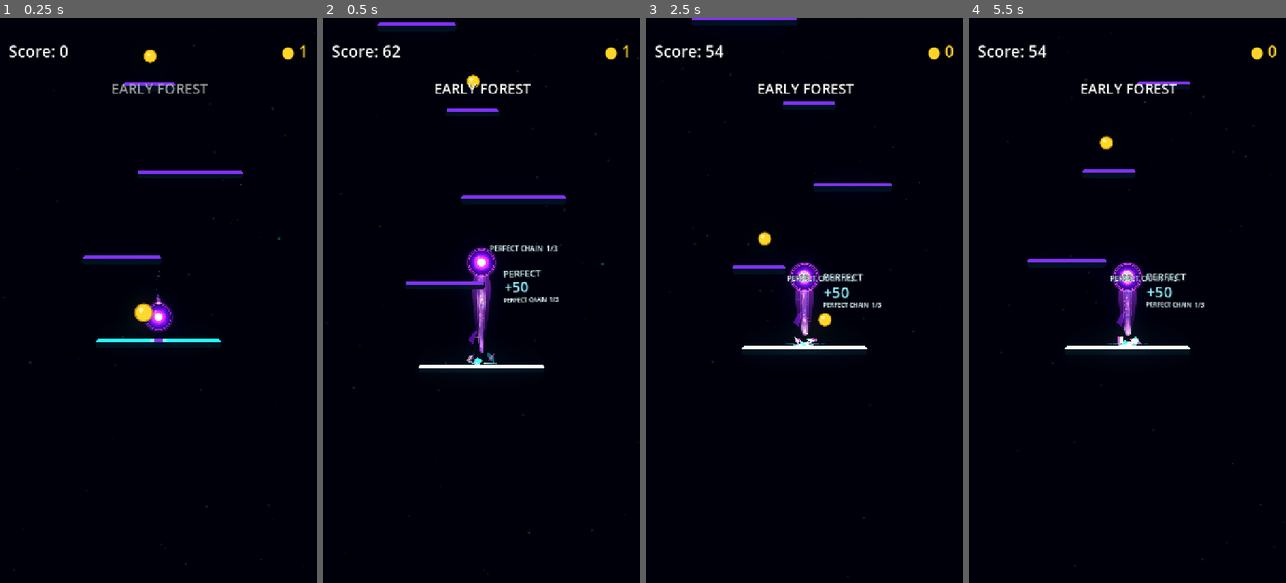
Above: before the commit, frames 1-4 (left to right).
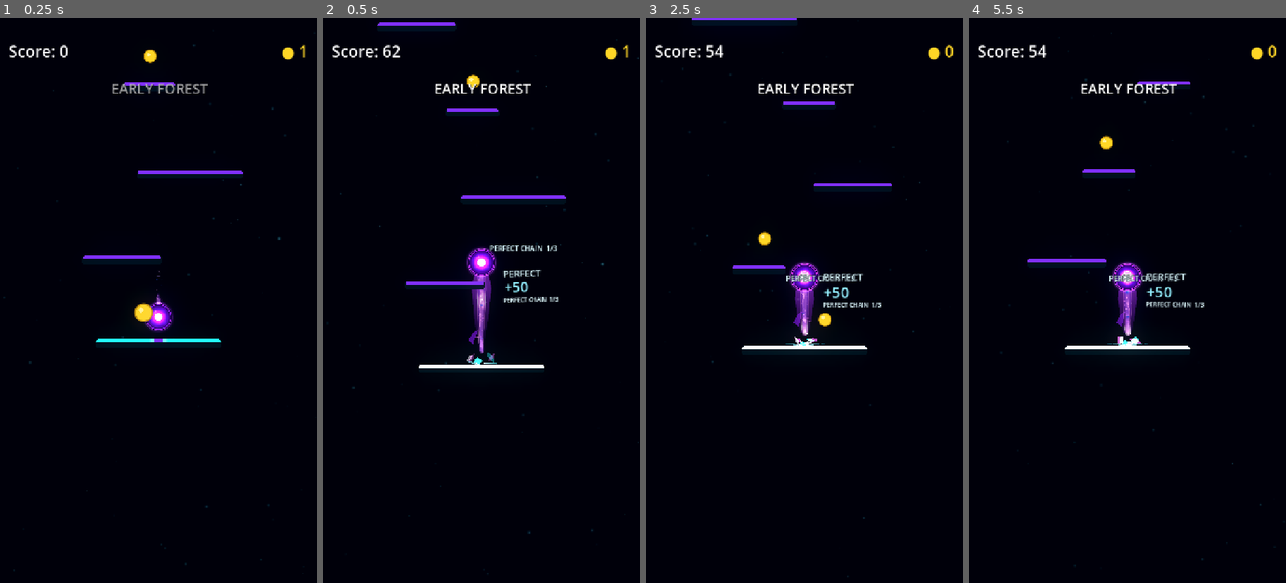
Above: after the commit, the same moments.

Repository: Kryodo/TowerJump
Game: Godot game, scene res://scenes/main.tscn
Two runs of this game, one before a commit and one after it. Both use one fixed random seed, a clock stepped at 60 frames per second and the inputs below.
Inputs (mouse positions are in pixels of both pictures, inside the frame that each line leads up to):
- Up to frame 1 (0.25 s): no input
- Up to frame 2 (0.5 s): no input
- Up to frame 3 (2.5 s): move the mouse to (874, 272) at 0.52 s; hold Right (ui_right) 0.53-1.25 s; click (874, 272) at 0.67 s; drag from (741, 328) to (794, 193) at 1.27 s; click "Nochmal spielen" at 2 s
- Up to frame 4 (5.5 s): move the mouse to (1159, 176) at 2.77 s; hold Right (ui_right) 2.78-3.5 s; drag from (1111, 413) to (1060, 193) at 3.52 s; move the mouse to (1222, 385) at 4.27 s; hold Left (ui_left) 4.28-5 s; click "Nochmal spielen" at 5 s

Frame 1 is identical in both runs. In frame 2, less than 0.1% of the frame differs, in the area x 52-75%, y 40-51%; in frame 3, 0.1%; in frame 4, 0.2%, in the area x 44-74%, y 45-52%.

Commit message:
Refine persistent indicator transitions

Diff:
--- a/scripts/landing/landing_feedback_presenter.gd
+++ b/scripts/landing/landing_feedback_presenter.gd
@@ -38,6 +38,7 @@
 var _active_rewards: Array[Dictionary] = []
 var _last_state: Dictionary = {}
 var _indicator_versions: Dictionary = {}
+var _indicator_hiding: Dictionary = {}
 var _pulse_clock: float = 0.0
 var _state_pop_timer: float = 0.0
 var _status_position_initialized: bool = false
@@ -131,7 +132,9 @@
 		"font_shadow_color",
 		Color(font_color.r, font_color.g, font_color.b, 0.38)
 	)
-	label.add_theme_constant_override("shadow_size", 3)
+	label.add_theme_constant_override("shadow_outline_size", 3)
+	label.add_theme_constant_override("shadow_offset_x", 0)
+	label.add_theme_constant_override("shadow_offset_y", 0)
 	return label
 
 
@@ -484,12 +487,15 @@
 	var activation_count: int = int(state.get("combo_activation_landings", 3))
 
 	_status_root.visible = true
-	_set_indicator(
-		_chain_label,
-		"%s CHAIN  %d/%d" % [quality, chain_count, activation_count],
-		_quality_color(quality),
-		not combo_active and (previous_chain_count != chain_count or previous_combo_active)
-	)
+	if combo_active:
+		_hide_indicator(_chain_label)
+	else:
+		_set_indicator(
+			_chain_label,
+			"%s CHAIN  %d/%d" % [quality, chain_count, activation_count],
+			_quality_color(quality),
+			previous_chain_count != chain_count or previous_combo_active
+		)
 
 	if combo_active:
 		_set_indicator(
@@ -513,6 +519,8 @@
 
 	if (combo_active and not previous_combo_active) or (streak_active and not previous_streak_active):
 		_state_pop_timer = 0.30
+	elif previous_chain_count != chain_count:
+		_state_pop_timer = 0.24
 
 
 func _set_indicator(label: Label, text_value: String, color: Color, animate: bool) -> void:
@@ -520,6 +528,7 @@
 		return
 
 	var was_visible: bool = label.visible
+	var was_hiding: bool = bool(_indicator_hiding.get(label.name, false))
 	var text_changed: bool = label.text != text_value
 	label.text = text_value
 	label.add_theme_color_override("font_color", color)
@@ -532,14 +541,19 @@
 		animate = true
 
 	label.visible = true
+	_indicator_versions[label.name] = int(_indicator_versions.get(label.name, 0)) + 1
+	_indicator_hiding[label.name] = false
+
 	if not animate and not text_changed:
+		if was_hiding:
+			label.modulate = Color.WHITE
+			label.scale = Vector2.ONE
 		return
 	if not animate:
 		label.modulate = Color.WHITE
 		label.scale = Vector2.ONE
 		return
 
-	_indicator_versions[label.name] = int(_indicator_versions.get(label.name, 0)) + 1
 	label.modulate = Color(1.0, 1.0, 1.0, 0.0)
 	label.scale = Vector2.ONE * 0.82
 
@@ -552,9 +566,12 @@
 func _hide_indicator(label: Label) -> void:
 	if label == null or not label.visible:
 		return
+	if bool(_indicator_hiding.get(label.name, false)):
+		return
 
 	var version: int = int(_indicator_versions.get(label.name, 0)) + 1
 	_indicator_versions[label.name] = version
+	_indicator_hiding[label.name] = true
 
 	var tween := create_tween()
 	tween.set_parallel(true)
@@ -565,6 +582,7 @@
 			return
 		if int(_indicator_versions.get(label.name, 0)) != version:
 			return
+		_indicator_hiding[label.name] = false
 		label.visible = false
 		label.modulate = Color.WHITE
 		label.scale = Vector2.ONE
